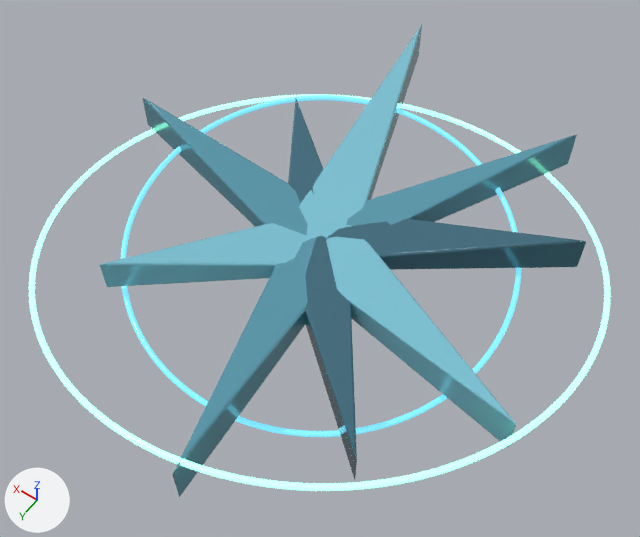
An edit to the glTF model designs/blender/public/models/star.glb, drawn before and after from the same camera.
Rendered twice from a camera (50 mm lens) standing at (-3.52, 4.94, 7.38) and looking at (-0.08, 0.12, -0.2). Lighting does not change. The marker at lower left points along +X, +Y and +Z. The first picture is the older version.

Before the edit, the objects in view are built like this:
```python
me_star_shard0_002 = bpy.data.meshes.new('Star_shard0.002')
me_star_shard0_002.from_pydata(...)  # 641 vertices, 1276 faces; spans x -2.77..2.79, y -3.33..3.04, z 0.0..0.52
# faces by material slot: [555, 388, 333]
me_star_shard0_002.materials.append(mat_star_d)  # dark cyan #2e6578
me_star_shard0_002.materials.append(mat_star_m)  # cyan #4f96aa
me_star_shard0_002.materials.append(mat_star_l)  # cyan #79c3d6
me_torus = bpy.data.meshes.new('Torus')
me_torus.from_pydata(...)  # 3072 vertices, 6144 faces; spans x -3.04..3.04, y -3.04..3.04, z -0.03..0.03
me_torus.materials.append(mat_ring)  # green #7cf0c2, glowing green #84ffce
me_torus_001 = bpy.data.meshes.new('Torus.001')
me_torus_001.from_pydata(...)  # 3072 vertices, 6144 faces; spans x -2.14..2.14, y -2.14..2.14, z -0.03..0.03
me_torus_001.materials.append(mat_ring_in)  # cyan #5ba9bf, glowing cyan #72d1eb
ob_star_ring = bpy.data.objects.new('Star_ring', me_torus)
ob_star_ring.location = (0.0, 0.0, 0.0)
ob_star_ring.rotation_euler = (0.14, 0.0838, 0.0)  # degrees (8, 4.8, 0)
ob_star_ring_in = bpy.data.objects.new('Star_ring_in', me_torus_001)
ob_star_ring_in.location = (0.0, 0.0, 0.0)
ob_star_ring_in.rotation_euler = (-0.105, -0.0628, 0.0)  # degrees (-6, -3.6, 0)
ob_star_union = bpy.data.objects.new('Star_union', me_star_shard0_002)
ob_star_union.location = (0.0, 0.0, 0.0)
```
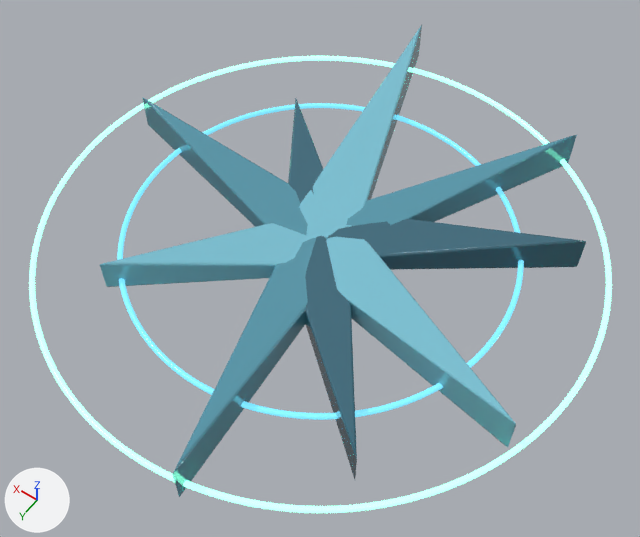
What changed in the scene script:
```text
Change ob_star_ring:
    ob_star_ring.rotation_euler: (0.14, 0.0838, 0.0) -> (0.0, 0.0, 0.0)  # degrees (8, 4.8, 0) -> degrees (0, 0, 0)
    ob_star_ring.location: (0.0, 0.0, 0.0) -> (0.0, 0.0, 0.12)
Change ob_star_ring_in:
    ob_star_ring_in.rotation_euler: (-0.105, -0.0628, 0.0) -> (0.0, 0.0, 0.0)  # degrees (-6, -3.6, 0) -> degrees (0, 0, 0)
    ob_star_ring_in.location: (0.0, 0.0, 0.0) -> (0.0, 0.0, 0.12)
```

Pixel boxes [x1, y1, x2, y2] of what changed, in the pictures (640 x 537 px):
'Star_ring', moved, turned: before [29, 94, 610, 491]; after [29, 56, 612, 513]
'Star_ring_in', moved, turned: before [120, 95, 522, 437]; after [117, 103, 524, 420]
